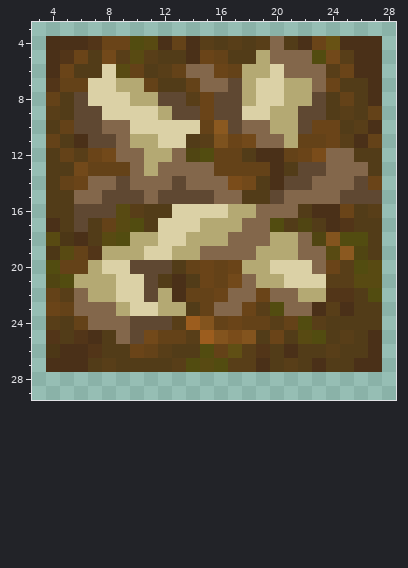
One commit to this pixel-art sprite: textures/blocks/compost_ready.png. That is the earlier state.
The file is 32x32 pixels. Colours within 5 levels of each other are drawn and written as one. Shown: x 3..28, y 3..29.
Now the later version:
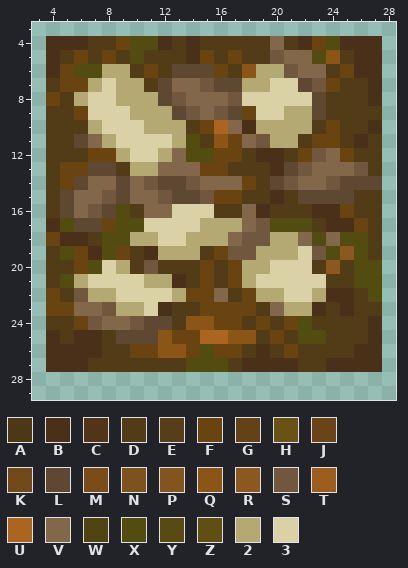
Palette (. is transparent): A #4c3716  B #4a3018  C #523518  D #523c18  E #583e18  F #6a4410  G #644218  H #685214  J #6a4418  K #72491a  L #5f4832  M #7a4c1a  N #7d521e  P #83541e  Q #8b5518  R #8b5920  S #70573e  T #9c5d1e  U #ac6520  V #83674b  W #504512  X #524c10  Y #584a12  Z #604f14  2 #b4a973  3 #dbd1a6
Difference:
Changed rows in their new state; - is an unchanged pixel.
first column x 4:
 4 ---DDF-X-D-D-D-D---FX---
 5 -DF-FDXD---FDF-DS---QD--
 6 -FXX22DFDLLLFDQ-2S--DF--
 7 DFF2---DLVVSL--2-3LSF---
 8 F-2--2---SVVVS3--33--D--
 9 D-F3--22--SVS-F-3-2--D-D
10 -DD233-222DFUVB2--2DF-D-
11 D-LV2333-2XDQFVS2-DFFD-D
12 -DDFF233--X-FF---DFS-F--
13 -FFLLD2----FFDDD-LSV--S-
14 -FL----SL-S--VF-LSV-SL-L
15 -L--S-V-S--SFF--BDLLL-DD
16 -LVS-XDVV---DDVBDD---F-D
17 -X-LFX-3-------S-XX--BF-
18 FB--X---------SS---XV---
19 DXFBXFDB2--DFSS---3SX-X-
20 DDFX-2DSD-DFDF-----DRD-X
21 D--33--22--FDF233---DDXX
22 FDS----332FFVDF2233-BB--
23 FF--S-2-BD-FFFFDV22-D---
24 D-FS--S--DQQFFDFDF-D---B
25 B-B--L-LQFFUUQQ-F-X--D--
26 B--B--FFQQF-FFDB-F--D-B-
27 ----D----D-X-DB-BB-DBB--
